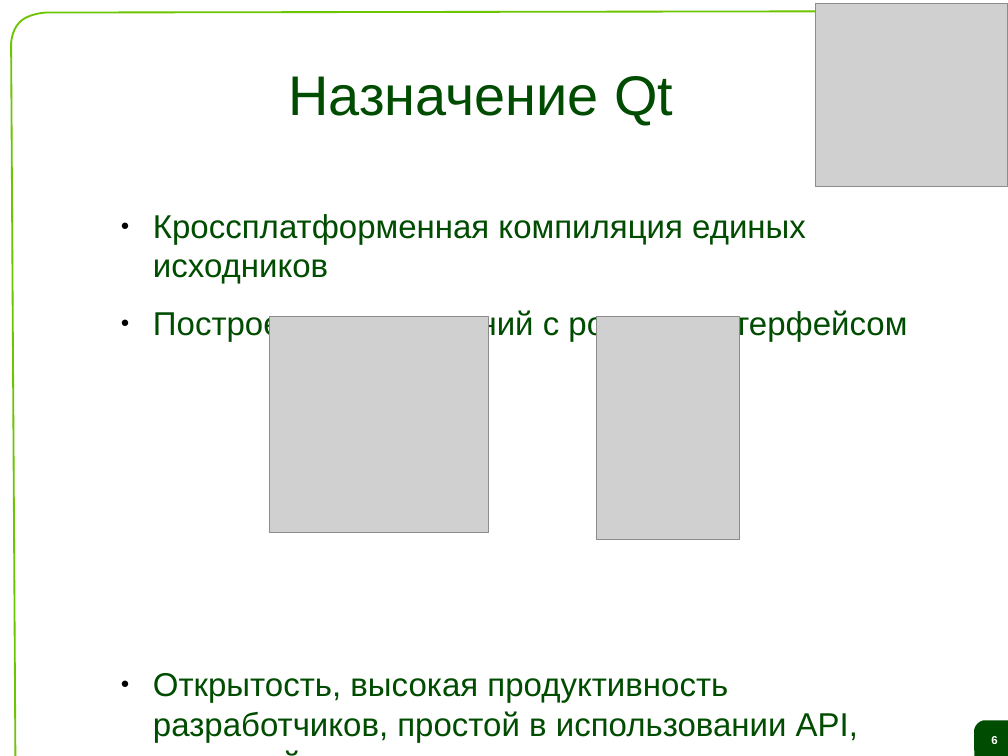
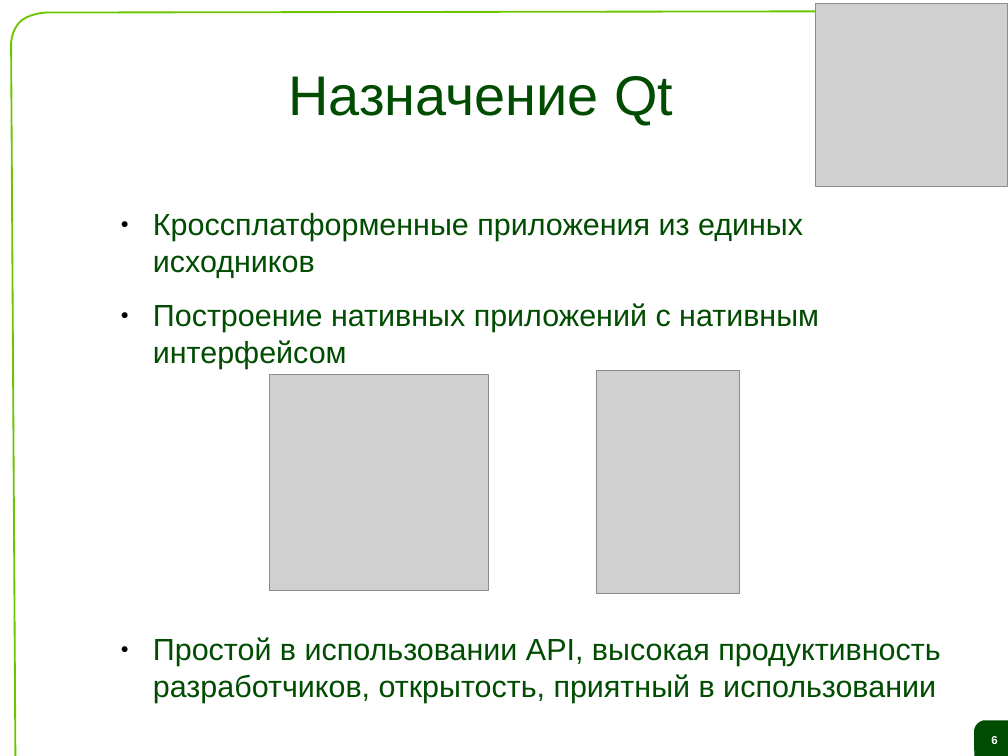
Before and after one commit to saa/qecm, a slide deck: slide 6 of Lectures and Exercises/L01 - The ideas behind Qt and a live demo/L1 Slides.odp. Drawn at 1008x756 pixels with LibreOffice and Linux fonts; fonts in the diff are those of the drawing; grey boxes stand for pictures; background and template pictures are left out. Boxes give left, top, right and bottom in pixels: in the first picture for what was removed or moved away, otherwise in the second. Text is boxed around its words. In the diff, an @@ line names an element or a change of style, - is before the commit and + after.

```diff
--- a/Lectures and Exercises/L01 - The ideas behind Qt and a live demo/L1 Slides.odp
+++ b/Lectures and Exercises/L01 - The ideas behind Qt and a live demo/L1 Slides.odp
@@ text at bbox=[153, 213, 940, 703]: text changed; size 26 to 24 pt @@
-● Кроссплатформенная компиляция единых исходников
-● Построение приложений с родным интерфейсом
-● Открытость, высокая продуктивность разработчиков, простой в использовании API, приятный в использовании
+● Кроссплатформенные приложения из единых исходников
+● Построение нативных приложений с нативным интерфейсом
+● Простой в использовании API, высокая продуктивность разработчиков, открытость, приятный в использовании
@@ picture: place and size @@
-picture at bbox=[270, 316, 488, 532]
+picture at bbox=[270, 374, 488, 590]
@@ picture: place and size @@
-picture at bbox=[596, 316, 739, 540]
+picture at bbox=[596, 370, 739, 594]
```
Also in this commit, not shown: 13 other slides changed.
